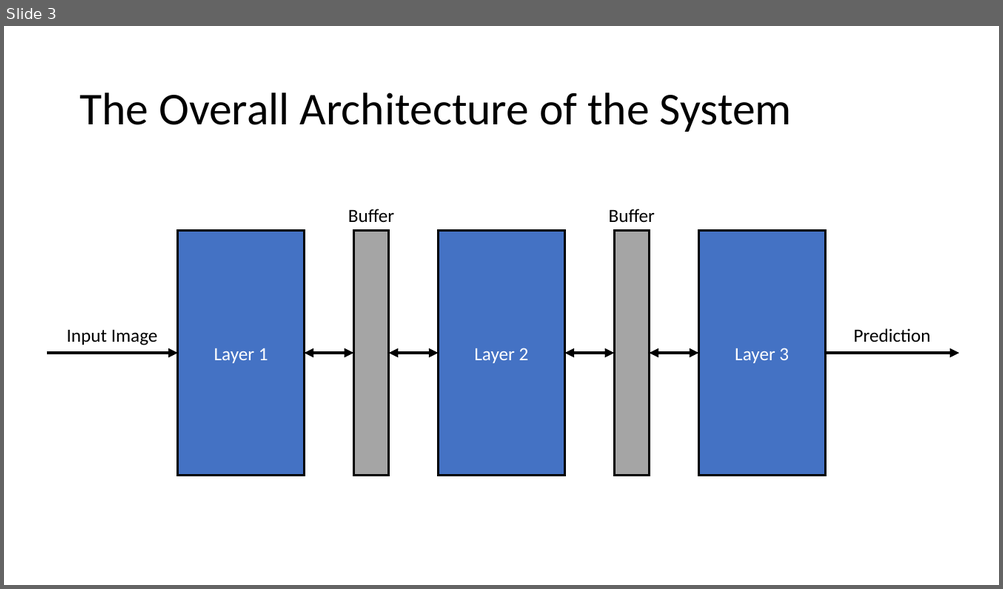
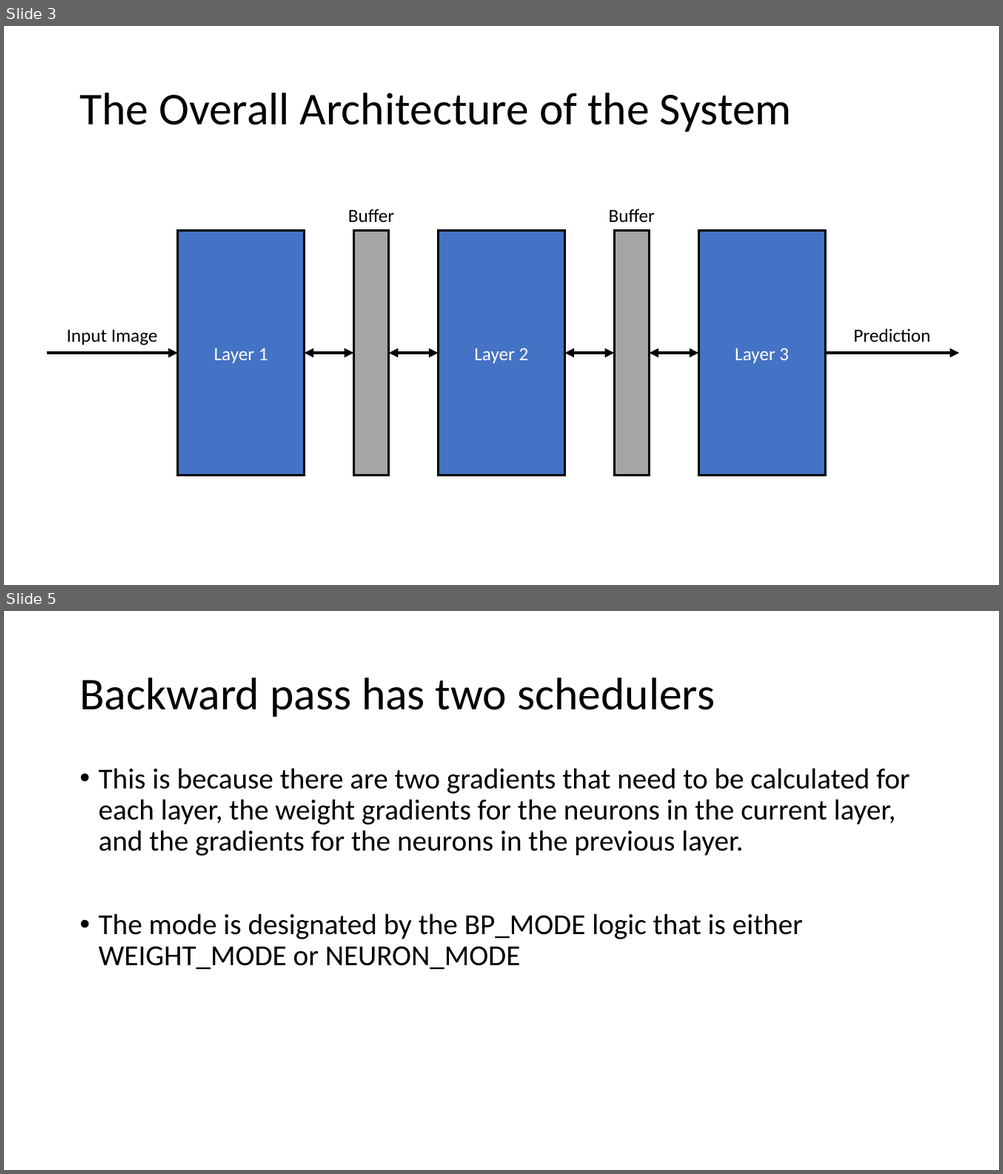
Before and after one commit to erikgroving/NeuralNetworkHardwareAccelerator, a slide deck: WeeklyPresentations/update10_05_26.pptx. Shown one above the other, each under a label of ours: slide 3 before the commit, slides 3 and 5 after it; the slides between them are not shown. The pictures are 1003x589 and 1003x1174 pixels, drawn with LibreOffice and Linux fonts; fonts in the diff are those of the drawing. Boxes give left, top, right and bottom in pixels: in the first picture for what was removed or moved away, otherwise in the second. Text is boxed around its words. In the diff, an @@ line names an element or a change of style, - is before the commit and + after.

```diff
--- a/WeeklyPresentations/update10_05_26.pptx
+++ b/WeeklyPresentations/update10_05_26.pptx
@@ slide 5 added at bbox=[4, 611, 999, 1170], background #FFFFFF @@
@@ title added at bbox=[79, 678, 714, 717], 44 pt, text #000000 @@
+Backward pass has two schedulers
@@ text added at bbox=[99, 768, 909, 970], 28 pt, text #000000 @@
+• This is because there are two gradients that need to be calculated for each layer, the weight gradients for the neurons in the current layer, and the gradients for the neurons in the previous layer.
+• The mode is designated by the BP_MODE logic that is either WEIGHT_MODE or NEURON_MODE
```
Also in this commit, not shown: 3 slides changed, 12 other slides added, 1 slide removed, 4 other files.
